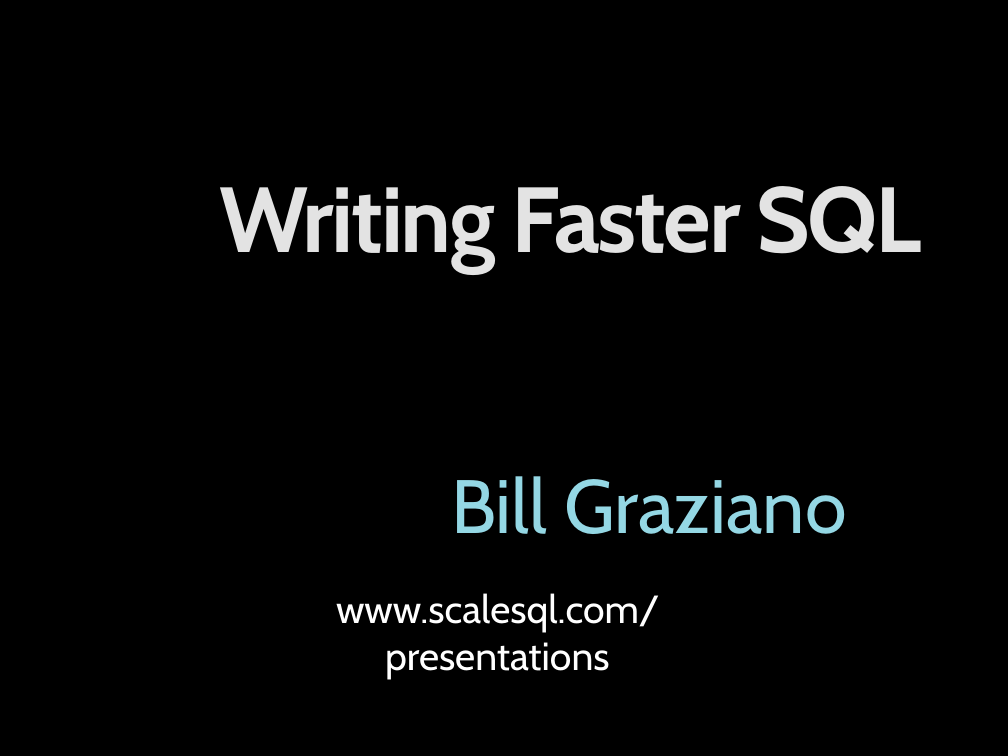
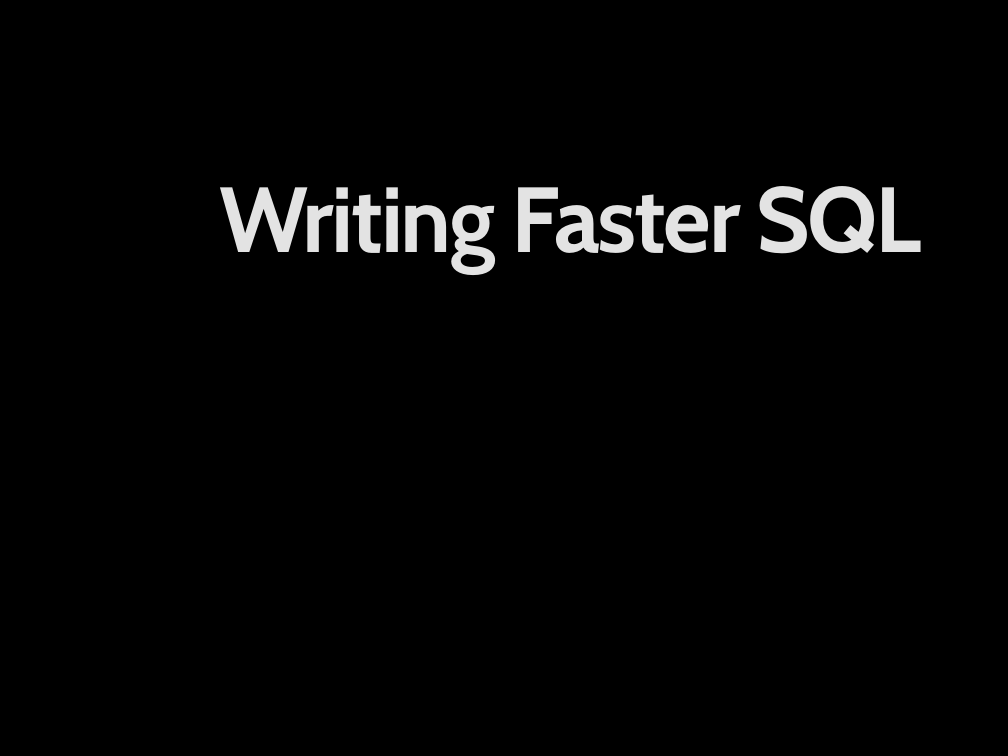
Before and after one commit to billgraziano/kcdc2018, a slide deck: slide 1 of ppt/1. Faster SQL/Faster SQL - KCDC 2018.pptx. Drawn at 1008x756 pixels with LibreOffice and Linux fonts; fonts in the diff are those of the drawing; background and template pictures are left out. Boxes give left, top, right and bottom in pixels: in the first picture for what was removed or moved away, otherwise in the second. Text is boxed around its words. In the diff, an @@ line names an element or a change of style, - is before the commit and + after.

```diff
--- a/ppt/1. Faster SQL/Faster SQL - KCDC 2018.pptx
+++ b/ppt/1. Faster SQL/Faster SQL - KCDC 2018.pptx
@@ subtitle removed at (451,476,847,534) @@
-Bill Graziano
@@ text removed at (336,593,660,680) @@
-www.scalesql.com/presentations
```
Also in this commit, not shown: 7 other slides changed, 2 slides removed, 8 other files.
